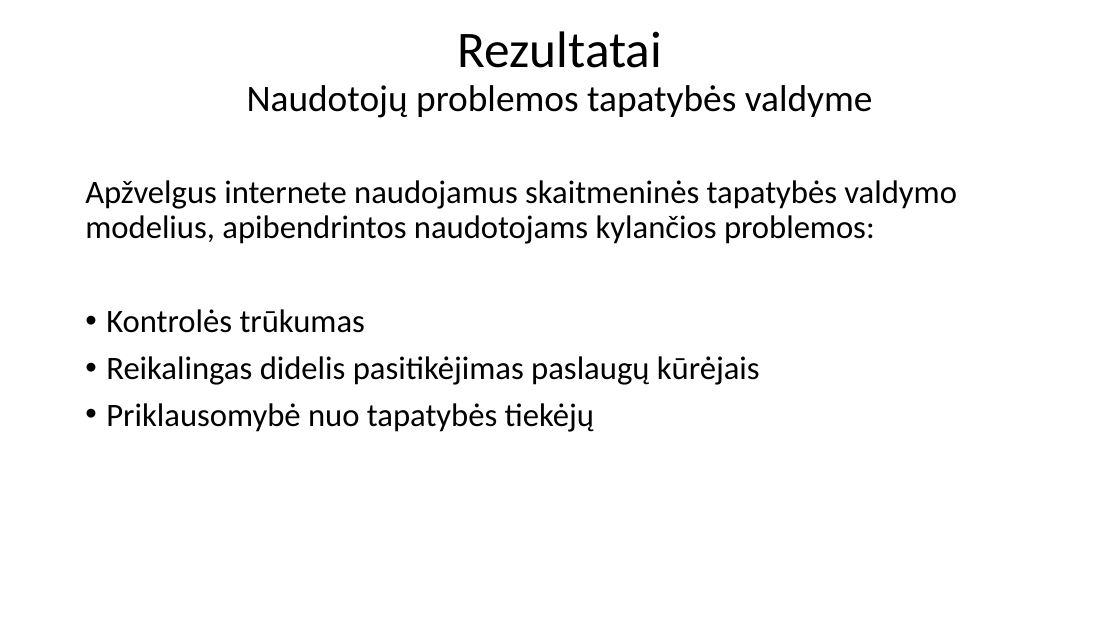
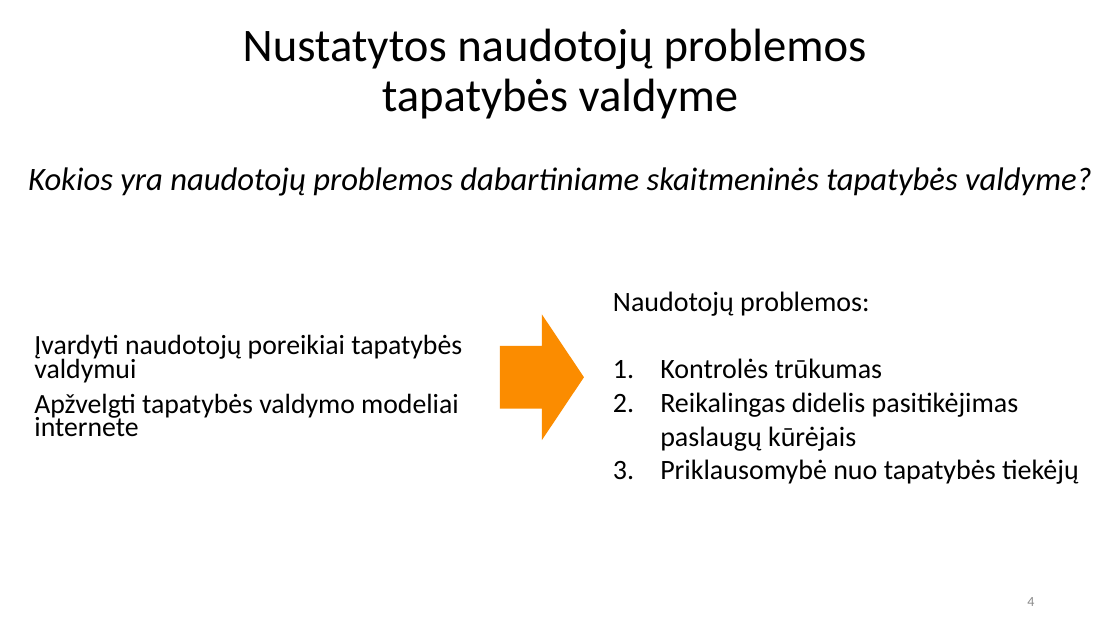
Before and after one commit to Ubaldas11/bachelor-thesis, a slide deck: slide 4 of BakalauroGynimas.pptx. Drawn at 1120x630 pixels with LibreOffice and Linux fonts; fonts in the diff are those of the drawing; background and template pictures are left out. Boxes give left, top, right and bottom in pixels: in the first picture for what was removed or moved away, otherwise in the second. Text is boxed around its words. In the diff, an @@ line names an element or a change of style, - is before the commit and + after.

```diff
--- a/BakalauroGynimas.pptx
+++ b/BakalauroGynimas.pptx
@@ title at [243,28,867,119]: text changed; size 32 to 40 pt @@
-Rezultatai
-Naudotojų problemos tapatybės valdyme
+Nustatytos naudotojų problemos
+tapatybės valdyme
@@ text added at [28,167,1092,196], 28 pt, text #000000, italic @@
+Kokios yra naudotojų problemos dabartiniame skaitmeninės tapatybės valdyme?
@@ text added at [613,291,1079,484], 24 pt, text #000000 @@
+  Naudotojų problemos:
+  1. Kontrolės trūkumas
+  2. Reikalingas didelis pasitikėjimas paslaugų kūrėjais
+  3. Priklausomybė nuo tapatybės tiekėjų
@@ right arrow added at [500,314,584,439], fill #FB8C00 @@
@@ text at [34,334,462,437]: text changed; size 28 to 23.8 pt @@
-Apžvelgus internete naudojamus skaitmeninės tapatybės valdymo modelius, apibendrintos naudotojams kylančios problemos:
-• Kontrolės trūkumas
-• Reikalingas didelis pasitikėjimas paslaugų kūrėjais
-• Priklausomybė nuo tapatybės tiekėjų
+Įvardyti naudotojų poreikiai tapatybės valdymui
+Apžvelgti tapatybės valdymo modeliai internete
@@ page number added at [1027,597,1034,606], 12 pt, text #8C8C8C @@
+4
```
Also in this commit, not shown: 5 other slides changed, 9 slides added, 2 slides removed, 4 other files.
